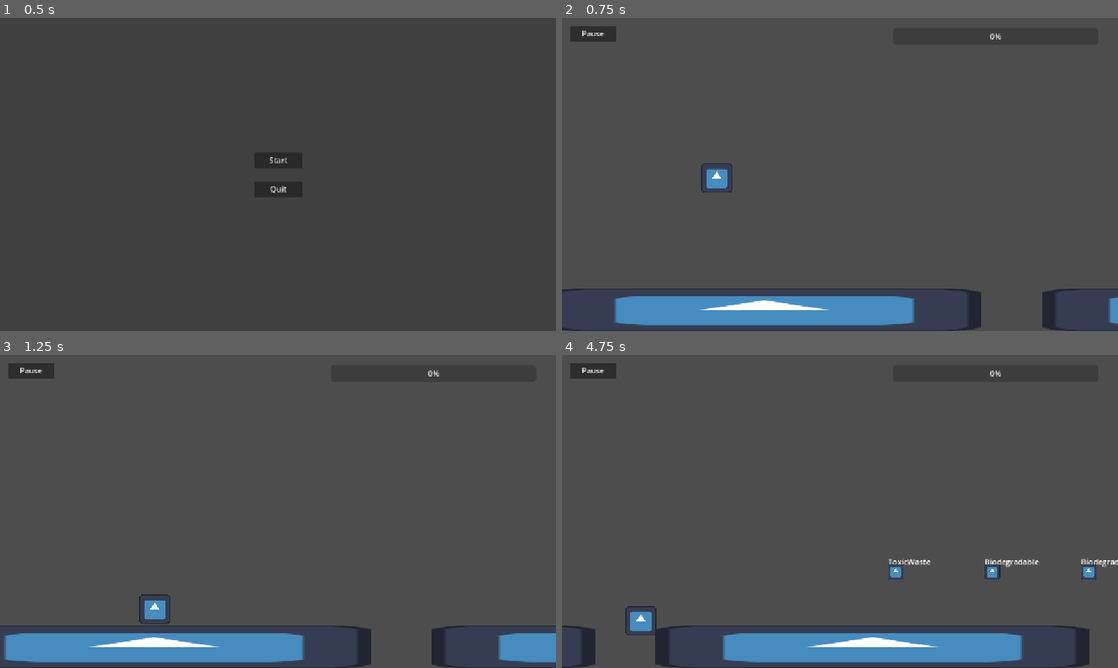
Above: before the commit, frames 1-4 (two rows, left to right).
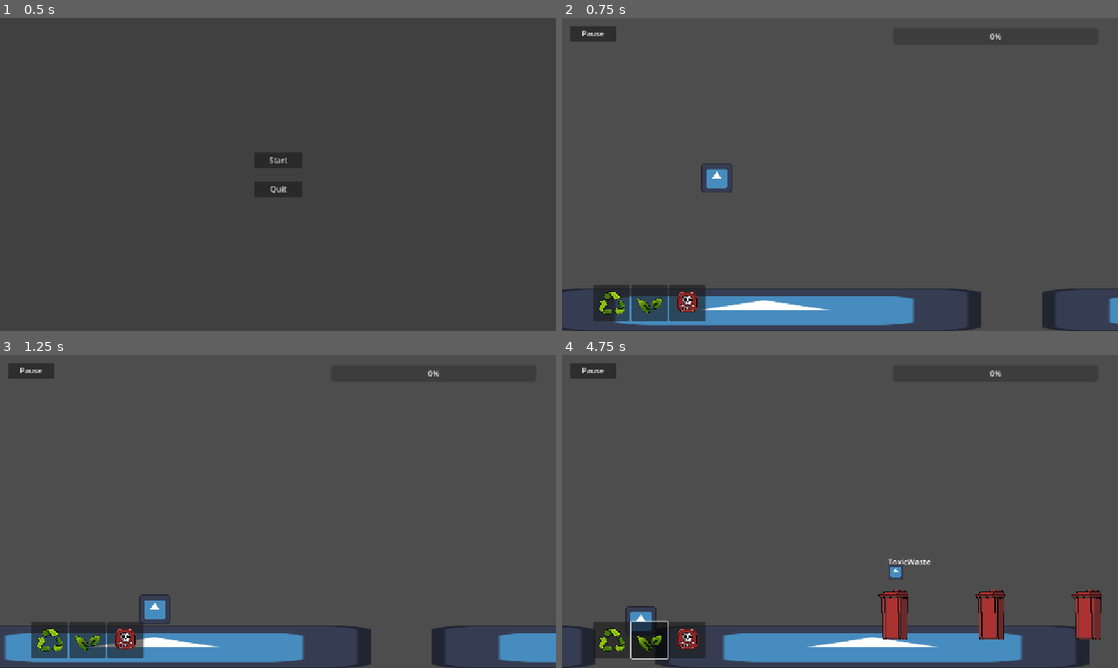
Above: after the commit, the same moments.

Repository: wends05/trash-trek
Game: Godot game, scene res://scenes/MainMenu.tscn
Two runs of this game, one before a commit and one after it. Both use one fixed random seed, a clock stepped at 60 frames per second and the inputs below. The engine's default icon, where the game draws it, is replaced by a stand-in: a white triangle on a blue panel in a dark square.
Inputs (mouse positions are in pixels of both pictures, inside the frame that each line leads up to):
- Up to frame 1 (0.5 s): no input
- Up to frame 2 (0.75 s): click "Start" at 0.5 s
- Up to frame 3 (1.25 s): no input
- Up to frame 4 (4.75 s): click (612, 639) at 1.27 s; click (650, 639) at 2.02 s; click (689, 639) at 2.77 s; click (612, 639) at 3.52 s; click (650, 639) at 4.27 s

Frame 1 is identical in both runs. In frame 2, 2.2% of the frame differs, in the area x 5-26%, y 85-97%; in frame 3, 2.2%; in frame 4, 4.6%, in the area x 5-100%, y 64-98%.

Commit message:
started on the trash can logic and added assets. added more functions that may need to be used soon

Diff:
--- a/project.godot
+++ b/project.godot
@@ -47,3 +47,4 @@
 2d_physics/layer_1="Player"
 2d_physics/layer_2="Terrain"
 2d_physics/layer_3="Trash"
+2d_physics/layer_4="Trash Bin"
--- /dev/null
+++ b/resources/ToggleGroup.tres
@@ -0,0 +1,4 @@
+[gd_resource type="ButtonGroup" format=3 uid="uid://chvwa86vrsf2w"]
+
+[resource]
+allow_unpress = true
--- a/scenes/Main.tscn
+++ b/scenes/Main.tscn
@@ -7,11 +7,11 @@
 [ext_resource type="Script" uid="uid://go4n0wcu27jd" path="res://scripts/trash_remover.gd" id="6_c01mt"]
 [ext_resource type="PackedScene" uid="uid://cnvc3c5c6c8mj" path="res://scenes/ui.tscn" id="7_nxtc6"]
 
+[sub_resource type="RectangleShape2D" id="RectangleShape2D_nxtc6"]
+size = Vector2(20, 328)
+
 [sub_resource type="RectangleShape2D" id="RectangleShape2D_nbc6x"]
 size = Vector2(1139.5, 66)
-
-[sub_resource type="RectangleShape2D" id="RectangleShape2D_nxtc6"]
-size = Vector2(20, 328)
 
 [node name="Main" type="Node2D"]
 script = ExtResource("1_h6nst")
@@ -25,14 +25,6 @@
 [node name="TrashSpawner" parent="." node_paths=PackedStringArray("terrain_manager") instance=ExtResource("5_vcsgt")]
 terrain_manager = NodePath("../TerrainManager")
 
-[node name="Scaffolding" type="StaticBody2D" parent="."]
-collision_layer = 2
-collision_mask = 0
-
-[node name="CollisionShape2D" type="CollisionShape2D" parent="Scaffolding"]
-position = Vector2(573.25, 614)
-shape = SubResource("RectangleShape2D_nbc6x")
-
 [node name="TrashRemover" type="Area2D" parent="."]
 position = Vector2(40, 520)
 collision_layer = 0
@@ -43,6 +35,14 @@
 position = Vector2(-32, -40)
 shape = SubResource("RectangleShape2D_nxtc6")
 
+[node name="Scaffolding" type="StaticBody2D" parent="."]
+collision_layer = 2
+collision_mask = 0
+
+[node name="CollisionShape2D" type="CollisionShape2D" parent="Scaffolding"]
+position = Vector2(573.25, 614)
+shape = SubResource("RectangleShape2D_nbc6x")
+
 [node name="UI" parent="." instance=ExtResource("7_nxtc6")]
 
 [connection signal="area_entered" from="TrashRemover" to="TrashRemover" method="_on_area_entered"]
--- a/scenes/TrashBin.tscn
+++ b/scenes/TrashBin.tscn
@@ -1,6 +1,24 @@
-[gd_scene load_steps=2 format=3 uid="uid://ce4uowuphqpho"]
+[gd_scene load_steps=4 format=3 uid="uid://ce4uowuphqpho"]
 
 [ext_resource type="Script" uid="uid://bxxl7ro6e367a" path="res://scripts/trash_bin.gd" id="1_jkt40"]
+[ext_resource type="Texture2D" uid="uid://dkm4slomq5oi2" path="res://assets/trashbins/Recyclable.png" id="2_lq375"]
+
+[sub_resource type="RectangleShape2D" id="RectangleShape2D_pf1dk"]
+size = Vector2(128, 128)
 
 [node name="TrashBin" type="Node2D"]
 script = ExtResource("1_jkt40")
+
+[node name="Area" type="Area2D" parent="."]
+collision_layer = 8
+collision_mask = 3
+
+[node name="CollisionShape2D" type="CollisionShape2D" parent="Area"]
+shape = SubResource("RectangleShape2D_pf1dk")
+
+[node name="Asset" type="Sprite2D" parent="."]
+position = Vector2(0.499989, 0.500019)
+scale = Vector2(0.181429, 0.181429)
+texture = ExtResource("2_lq375")
+
+[connection signal="area_entered" from="Area" to="." method="_on_area_area_entered"]
--- a/scenes/terrains/Terrain1.tscn
+++ b/scenes/terrains/Terrain1.tscn
@@ -31,7 +31,7 @@
 
 [node name="Ground" type="Area2D" parent="TrashDetectors"]
 collision_layer = 2
-collision_mask = 4
+collision_mask = 12
 script = ExtResource("3_q0p4e")
 ground_y_above = 448
 ground_y_below = 536
@@ -40,12 +40,14 @@
 position = Vector2(449.5, 597.5)
 shape = SubResource("RectangleShape2D_s3xfo")
 
-[node name="Area2D" type="Area2D" parent="TrashDetectors"]
+[node name="Gap" type="Area2D" parent="TrashDetectors"]
+collision_layer = 2
+collision_mask = 12
 script = ExtResource("3_q0p4e")
 ground_y_above = 448
 ground_y_below = 536
 is_gap = true
 
-[node name="CollisionShape2D" type="CollisionShape2D" parent="TrashDetectors/Area2D"]
+[node name="CollisionShape2D" type="CollisionShape2D" parent="TrashDetectors/Gap"]
 position = Vector2(1024, 599.5)
 shape = SubResource("RectangleShape2D_q0p4e")
--- a/scenes/terrains/Terrain2.tscn
+++ b/scenes/terrains/Terrain2.tscn
@@ -53,8 +53,8 @@
 [node name="TrashDetectors" type="Node2D" parent="."]
 
 [node name="Ground" type="Area2D" parent="TrashDetectors"]
-collision_layer = 2
-collision_mask = 4
+collision_layer = 0
+collision_mask = 12
 script = ExtResource("3_x1ouo")
 ground_y_above = 496
 ground_y_below = 552
@@ -68,6 +68,8 @@
 shape = SubResource("RectangleShape2D_x1ouo")
 
 [node name="Gap" type="Area2D" parent="TrashDetectors"]
+collision_layer = 0
+collision_mask = 12
 script = ExtResource("3_x1ouo")
 ground_y_above = 496
 ground_y_below = 552
--- a/scenes/trash_spawner.tscn
+++ b/scenes/trash_spawner.tscn
@@ -2,7 +2,9 @@
 
 [ext_resource type="Script" uid="uid://dbr50fgxiiw06" path="res://scripts/trash_spawner.gd" id="1_nrx2f"]
 
-[node name="TrashSpawner" type="Node2D"]
+[node name="Spawner" type="Node2D"]
 script = ExtResource("1_nrx2f")
 
-[node name="Timer" type="Timer" parent="."]
+[node name="TrashTimer" type="Timer" parent="."]
+
+[node name="TrashBinTimer" type="Timer" parent="."]
--- a/scenes/ui.tscn
+++ b/scenes/ui.tscn
@@ -1,7 +1,11 @@
-[gd_scene load_steps=3 format=3 uid="uid://cnvc3c5c6c8mj"]
+[gd_scene load_steps=7 format=3 uid="uid://cnvc3c5c6c8mj"]
 
 [ext_resource type="Script" uid="uid://cad734vbhmmtg" path="res://scripts/ui.gd" id="1_nt7q6"]
 [ext_resource type="PackedScene" uid="uid://decqbrmnhe0kb" path="res://scenes/Energy.tscn" id="2_x4jx1"]
+[ext_resource type="ButtonGroup" uid="uid://chvwa86vrsf2w" path="res://resources/ToggleGroup.tres" id="3_8dubc"]
+[ext_resource type="Texture2D" uid="uid://bmpxcsb6kpdy1" path="res://assets/Recyclable Logo.png" id="3_wm3ai"]
+[ext_resource type="Texture2D" uid="uid://bivjrxl5v2s0q" path="res://assets/Biodegradable Logo.png" id="4_8dubc"]
+[ext_resource type="Texture2D" uid="uid://bltap208okx6k" path="res://assets/Toxic Waste Logo.png" id="5_p7vwb"]
 
 [node name="UI" type="Control"]
 layout_mode = 3
@@ -34,4 +38,35 @@
 offset_right = 56.0
 offset_bottom = 87.0
 
+[node name="HBoxContainer" type="HBoxContainer" parent="."]
+layout_mode = 0
+offset_left = 64.0
+offset_top = 552.0
+offset_right = 297.0
+offset_bottom = 627.0
+
+[node name="RecyclableButton" type="Button" parent="HBoxContainer"]
+custom_minimum_size = Vector2(75, 75)
+layout_mode = 2
+toggle_mode = true
+button_group = ExtResource("3_8dubc")
+icon = ExtResource("3_wm3ai")
+expand_icon = true
+
+[node name="BiodegradableButton" type="Button" parent="HBoxContainer"]
+custom_minimum_size = Vector2(75, 75)
+layout_mode = 2
+toggle_mode = true
+button_group = ExtResource("3_8dubc")
+icon = ExtResource("4_8dubc")
+expand_icon = true
+
+[node name="ToxicWasteButton" type="Button" parent="HBoxContainer"]
+custom_minimum_size = Vector2(75, 75)
+layout_mode = 2
+toggle_mode = true
+button_group = ExtResource("3_8dubc")
+icon = ExtResource("5_p7vwb")
+expand_icon = true
+
 [connection signal="pressed" from="PauseButton" to="." method="_on_pause_button_pressed"]
--- a/scripts/energy.gd
+++ b/scripts/energy.gd
@@ -6,4 +6,4 @@
 	Game.energy_changed.connect(change_energy_value)
 
 func change_energy_value(energy: int):
-	$".".value = energy
+	value = energy
--- a/scripts/game.gd
+++ b/scripts/game.gd
@@ -31,3 +31,10 @@
 		collected_toxic_waste += 1
 		add_energy(5)
 	updated_stats.emit()
+
+func reset_stats():
+	collected_recyclable = 0
+	collected_biodegradable = 0
+	collected_toxic_waste = 0
+	energy = 0
+	updated_stats.emit()
--- a/scripts/ground_area.gd
+++ b/scripts/ground_area.gd
@@ -9,5 +9,8 @@
 func _ready() -> void:
 	pass
 
-func bring_trash_above(trash: Trash):
-	trash.global_position.y = [ground_y_above, ground_y_below].pick_random() if not is_gap else ground_y_above
+func bring_trash_above(trash: Node2D):
+	if trash is TrashBin:
+		trash.position.y = ground_y_below
+		return
+	trash.position.y = [ground_y_above, ground_y_below].pick_random() if not is_gap else ground_y_above
--- a/scripts/trash_bin.gd
+++ b/scripts/trash_bin.gd
@@ -2,4 +2,17 @@
 
 class_name TrashBin
 
+
 @export var type: Utils.TrashType
+@export var terrain_manager: TerrainManager
+
+func _ready() -> void:
+	var texture_path = "res://assets/trashbins/%s.png" % Utils.get_enum_name(Utils.TrashType, type)
+	$Asset.texture = load(texture_path)
+
+func _physics_process(delta: float) -> void:
+	position.x -= terrain_manager.speed * delta
+
+func _on_area_area_entered(area: Area2D) -> void:
+	if area is GroundArea:
+		area.bring_trash_above(self)
--- a/scripts/trash_spawner.gd
+++ b/scripts/trash_spawner.gd
@@ -1,24 +1,44 @@
 extends Node2D
 
-class_name TrashSpawner
+class_name Spawner
 
 @export var terrain_manager: TerrainManager
-@onready var timer: Timer = $Timer
+@onready var trash_timer: Timer = $TrashTimer
+@onready var trash_bin_timer: Timer = $TrashBinTimer
 
 func create_trash():
 	var random_item = randi_range(1, 9)
-	var trash = preload("res://scenes/trash.tscn").instantiate()
+	var trash: Trash = preload("res://scenes/trash.tscn").instantiate()
+
+	var randtype = randi_range(0, 2)
+	trash.type = randtype as Utils.TrashType
+
 	trash.global_position.x = terrain_manager.terrain_width + 500
 	trash.global_position.y = 632
 	trash.terrain_manager = terrain_manager
-	var randtype = randi_range(0, 2)
 
-	trash.type = randtype
 
 	add_child(trash)
-	timer.start(1)
-	await timer.timeout
+	trash_timer.start(5)
+	await trash_timer.timeout
 	create_trash()
+
+func create_trash_bins():
+	var random_trash_bin = randi_range(1, 3)
+	var trash_bin: TrashBin = preload("res://scenes/TrashBin.tscn").instantiate()
+
+	var randtype = randi_range(0, 2)
+	trash_bin.type = randtype as Utils.TrashType
+
+	trash_bin.global_position.x = terrain_manager.terrain_width + 500
+	trash_bin.global_position.y = 632
+	trash_bin.terrain_manager = terrain_manager
+
+	add_child(trash_bin)
+	trash_bin_timer.start(1)
+	await trash_bin_timer.timeout
+	create_trash_bins()
 
 func _ready() -> void:
 	create_trash()
+	create_trash_bins()
Binary file added: assets/Biodegradable Logo.png
Not shown, added: assets/Biodegradable Logo.png.import
Binary file added: assets/Recyclable Logo.png
Not shown, added: assets/Recyclable Logo.png.import
Binary file added: assets/Toxic Waste Logo.png
Not shown, added: assets/Toxic Waste Logo.png.import
Binary file added: assets/trashbins/Biodegradable.png
Not shown, added: assets/trashbins/Biodegradable.png.import
Binary file added: assets/trashbins/Recyclable.png
Not shown, added: assets/trashbins/Recyclable.png.import
Binary file added: assets/trashbins/ToxicWaste.png
Not shown, added: assets/trashbins/ToxicWaste.png.import
